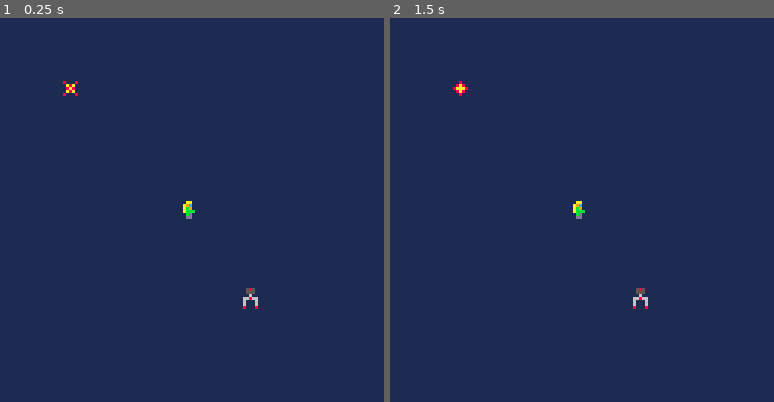
Above: before the commit, frames 1-2 (left to right).
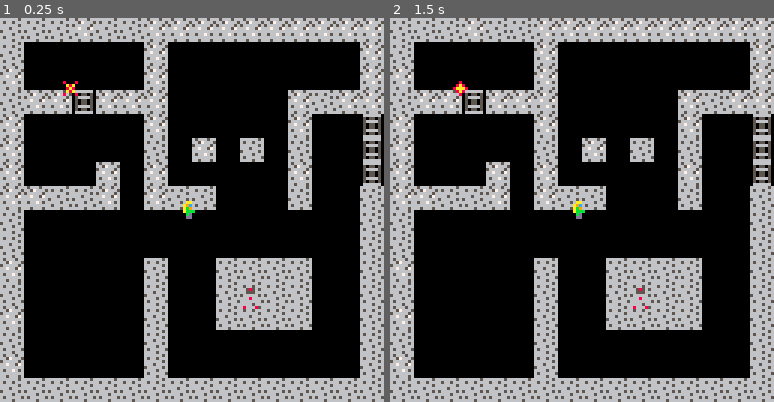
Above: after the commit, the same moments.

Repository: jmahoney/spade
Game: PICO-8 cartridge spade.p8
Same seed, same stepped clock (60 frames per second), same inputs: the game is played once before the commit and once after it.
Inputs:
- Up to frame 1 (0.25 s): no input
- Up to frame 2 (1.5 s): no input

The runs differ from the first frame. In frame 1, 100% of the frame differs, in the area x 0-100%, y 0-100%; in frame 2, 100%.

Commit message:
Map sprites and a map

Diff:
--- a/spade.p8
+++ b/spade.p8
@@ -78,7 +78,8 @@
 
 -- drawing
 function _draw()
-   rectfill(0,0,127,127,1)
+   cls()
+   map(0,0,0,0,16,16)
    spade:draw()
    spinner:draw()
    sentry:draw()
@@ -93,5 +94,35 @@
 00700700000800000800080000bd0000000555500004004000202200060006000600060006000600000660000000000000000000000000000000000000000000
 00000000000000000000000000dd0000000000000000000000200200080008000800080008000800000680000000000000000000000000000000000000000000
 00000000000000000000000000000000000000000000000000800800000000000000000000000000000000000000000000000000000000000000000000000000
+00000000666666566566656606666660000000000000000000000000000000000000000000000000000000000000000000000000000000000000000000000000
+00000000656656666657666505055050000000000000000000000000000000000000000000000000000000000000000000000000000000000000000000000000
+00000000666666565666665605666650000000000000000000000000000000000000000000000000000000000000000000000000000000000000000000000000
+00000000666566666676657605055050000000000000000000000000000000000000000000000000000000000000000000000000000000000000000000000000
+00000000566666566666666605055050000000000000000000000000000000000000000000000000000000000000000000000000000000000000000000000000
+00000000666656666566765605666650000000000000000000000000000000000000000000000000000000000000000000000000000000000000000000000000
+00000000656666656666666605055050000000000000000000000000000000000000000000000000000000000000000000000000000000000000000000000000
+00000000666656666656665606666660000000000000000000000000000000000000000000000000000000000000000000000000000000000000000000000000
+__map__
+1111111211111212121212121212121200000000000000000000000000000000000000000000000000000000000000000000000000000000000000000000000000000000000000000000000000000000000000000000000000000000000000000000000000000000000000000000000000000000000000000000000000000000
+1110101010101210101010101010101200000000000000000000000000000000000000000000000000000000000000000000000000000000000000000000000000000000000000000000000000000000000000000000000000000000000000000000000000000000000000000000000000000000000000000000000000000000
+1210101010101210101010101010101200000000000000000000000000000000000000000000000000000000000000000000000000000000000000000000000000000000000000000000000000000000000000000000000000000000000000000000000000000000000000000000000000000000000000000000000000000000
+1112121312121210101010101211121200000000000000000000000000000000000000000000000000000000000000000000000000000000000000000000000000000000000000000000000000000000000000000000000000000000000000000000000000000000000000000000000000000000000000000000000000000000
+1210101010101210101010101210101300000000000000000000000000000000000000000000000000000000000000000000000000000000000000000000000000000000000000000000000000000000000000000000000000000000000000000000000000000000000000000000000000000000000000000000000000000000
+1210101010101110121011101110101300000000000000000000000000000000000000000000000000000000000000000000000000000000000000000000000000000000000000000000000000000000000000000000000000000000000000000000000000000000000000000000000000000000000000000000000000000000
+1210101012101210101010101210101300000000000000000000000000000000000000000000000000000000000000000000000000000000000000000000000000000000000000000000000000000000000000000000000000000000000000000000000000000000000000000000000000000000000000000000000000000000
+1212111112101211111010101110101100000000000000000000000000000000000000000000000000000000000000000000000000000000000000000000000000000000000000000000000000000000000000000000000000000000000000000000000000000000000000000000000000000000000000000000000000000000
+1110101010101010101010101010101100000000000000000000000000000000000000000000000000000000000000000000000000000000000000000000000000000000000000000000000000000000000000000000000000000000000000000000000000000000000000000000000000000000000000000000000000000000
+1110101010101010101010101010101100000000000000000000000000000000000000000000000000000000000000000000000000000000000000000000000000000000000000000000000000000000000000000000000000000000000000000000000000000000000000000000000000000000000000000000000000000000
+1210101010101110101111111110101100000000000000000000000000000000000000000000000000000000000000000000000000000000000000000000000000000000000000000000000000000000000000000000000000000000000000000000000000000000000000000000000000000000000000000000000000000000
+1110101010101110101111111110101100000000000000000000000000000000000000000000000000000000000000000000000000000000000000000000000000000000000000000000000000000000000000000000000000000000000000000000000000000000000000000000000000000000000000000000000000000000
+1210101010101110101111111110101100000000000000000000000000000000000000000000000000000000000000000000000000000000000000000000000000000000000000000000000000000000000000000000000000000000000000000000000000000000000000000000000000000000000000000000000000000000
+1110101010101110101010101010101100000000000000000000000000000000000000000000000000000000000000000000000000000000000000000000000000000000000000000000000000000000000000000000000000000000000000000000000000000000000000000000000000000000000000000000000000000000
+1210101010101110101010101010101100000000000000000000000000000000000000000000000000000000000000000000000000000000000000000000000000000000000000000000000000000000000000000000000000000000000000000000000000000000000000000000000000000000000000000000000000000000
+1111111111111111111111111111111100000000000000000000000000000000000000000000000000000000000000000000000000000000000000000000000000000000000000000000000000000000000000000000000000000000000000000000000000000000000000000000000000000000000000000000000000000000
+1010101010101010101010101010101000000000000000000000000000000000000000000000000000000000000000000000000000000000000000000000000000000000000000000000000000000000000000000000000000000000000000000000000000000000000000000000000000000000000000000000000000000000
+1010101010101010101010101010101000000000000000000000000000000000000000000000000000000000000000000000000000000000000000000000000000000000000000000000000000000000000000000000000000000000000000000000000000000000000000000000000000000000000000000000000000000000
+1010101010101010101010101010101000000000000000000000000000000000000000000000000000000000000000000000000000000000000000000000000000000000000000000000000000000000000000000000000000000000000000000000000000000000000000000000000000000000000000000000000000000000
+1010101010101010101010101010101000000000000000000000000000000000000000000000000000000000000000000000000000000000000000000000000000000000000000000000000000000000000000000000000000000000000000000000000000000000000000000000000000000000000000000000000000000000
+1010101010101010101010101010101000000000000000000000000000000000000000000000000000000000000000000000000000000000000000000000000000000000000000000000000000000000000000000000000000000000000000000000000000000000000000000000000000000000000000000000000000000000
 
 
